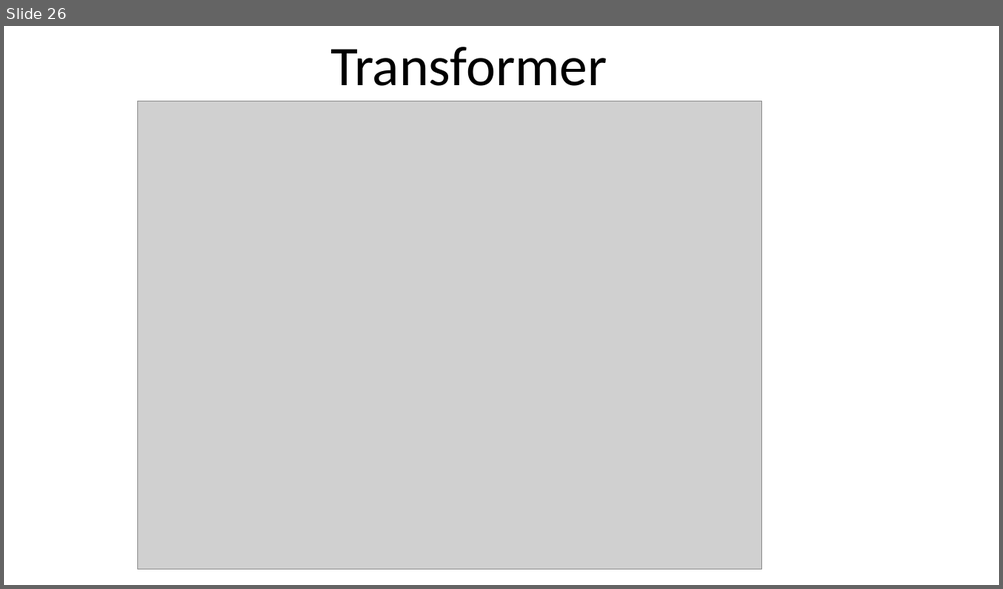
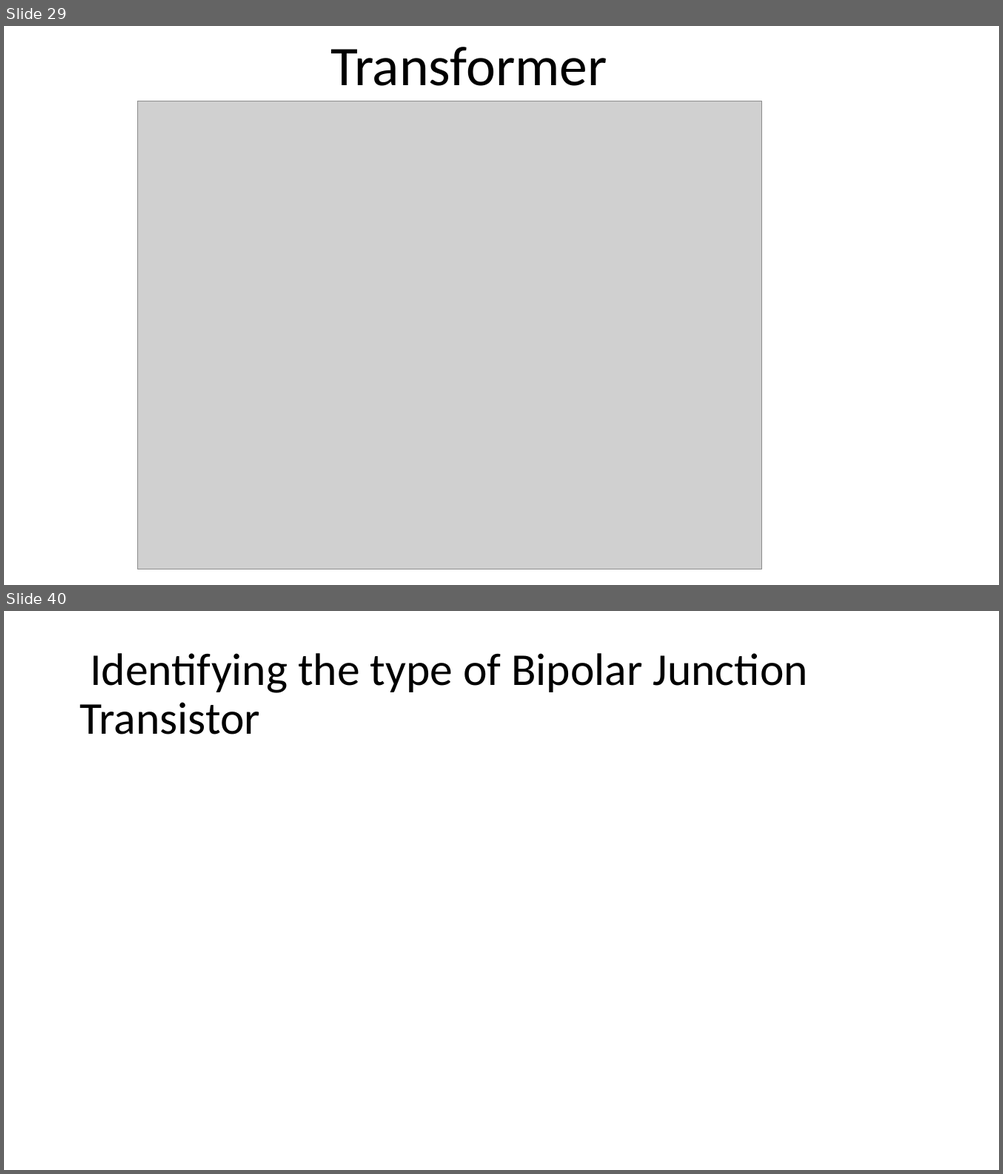
Before and after one commit to infocelab/embedded-projects, a slide deck: Documents/projects for schools.pptx. Shown one above the other, each under a label of ours: slide 26 before the commit, slides 29 and 40 after it; the slides between them are not shown. The pictures are 1003x589 and 1003x1174 pixels, drawn with LibreOffice and Linux fonts; fonts in the diff are those of the drawing; grey boxes stand for pictures. Boxes give left, top, right and bottom in pixels: in the first picture for what was removed or moved away, otherwise in the second. Text is boxed around its words. In the diff, an @@ line names an element or a change of style, - is before the commit and + after.

```diff
--- a/Documents/projects for schools.pptx
+++ b/Documents/projects for schools.pptx
@@ slide 40 added at (4, 611, 999, 1170), background #FFFFFF @@
@@ title added at (79, 653, 807, 735), 44 pt, text #000000 @@
+Identifying the type of Bipolar Junction Transistor
@@ what was slide 26 is now slide 29 @@
```
Also in this commit, not shown: 3 slides changed, 18 other slides added, 2 slides removed.
